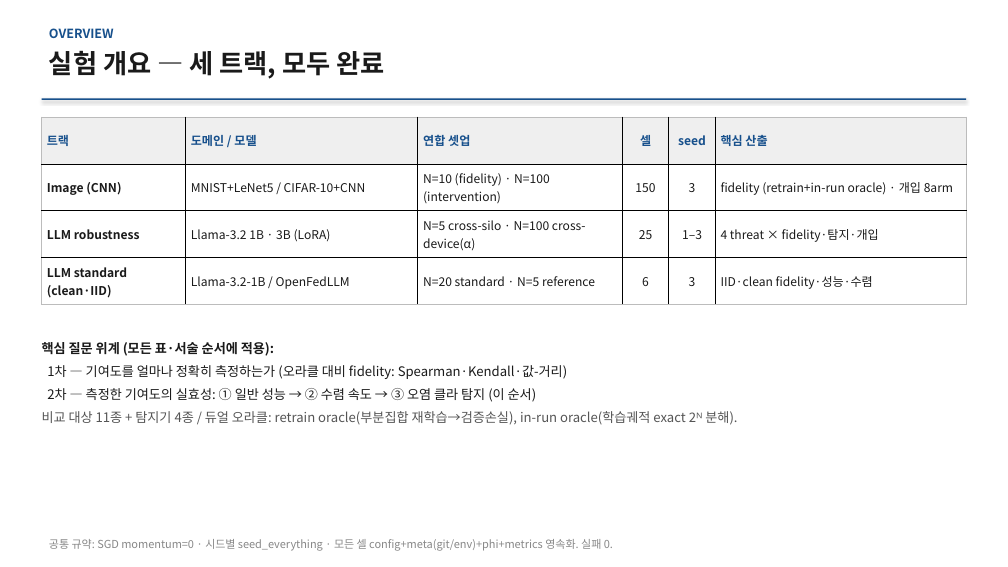
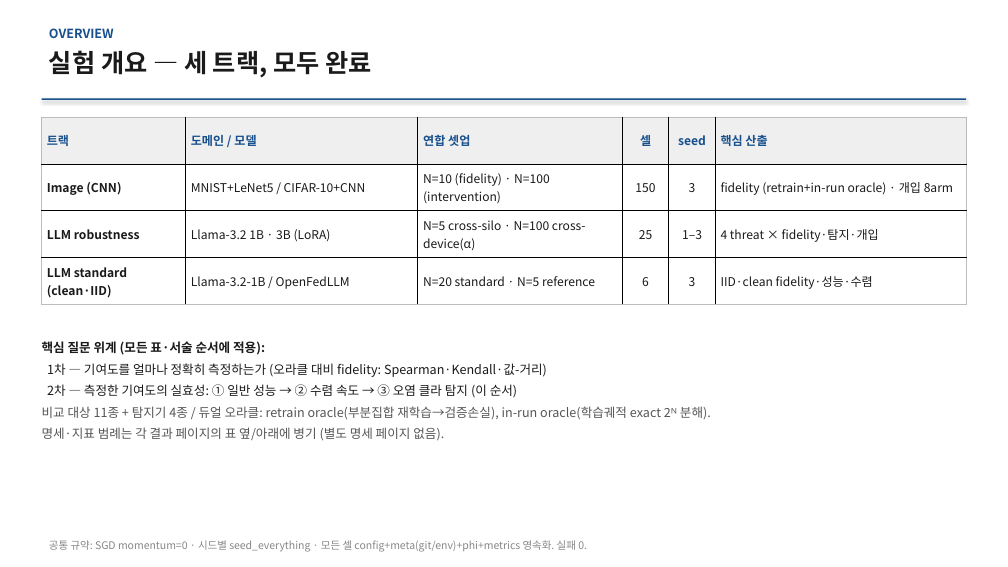
Before and after one commit to YongheeChoi/flirds, a slide deck: slide 2 of research-wiki/presentations/2026-06-results-report/flirds-results-2026-06.pptx. Drawn at 1008x567 pixels with LibreOffice and Linux fonts; fonts in the diff are those of the drawing. Boxes give left, top, right and bottom in pixels: in the first picture for what was removed or moved away, otherwise in the second. Text is boxed around its words. In the diff, an @@ line names an element or a change of style, - is before the commit and + after.

```diff
--- a/research-wiki/presentations/2026-06-results-report/flirds-results-2026-06.pptx
+++ b/research-wiki/presentations/2026-06-results-report/flirds-results-2026-06.pptx
@@ text "실험 개요 — 세 트랙, ..." at (x1=49, y1=50, x2=371, y2=78): size 25 to 24 pt @@
@@ text at (x1=42, y1=341, x2=711, y2=420): size 12.5 to 12 pt in "핵심 질문 위계 (모든 표·서술 순서에 적용):", "1차 — 기여도를 얼마나 정확히 측정하는가 (오라클 ...", "2차 — 측정한 기여도의 실효성: ① 일반 ...", "비교 대상 11종 + 탐지기 4종 / ..."; less space between paragraphs @@
@@ text at (x1=42, y1=427, x2=444, y2=441): paragraph added @@
+명세·지표 범례는 각 결과 페이지의 표 옆/아래에 병기 (별도 명세 페이지 없음).
@@ text "공통 규약: SGD momentum=0 · ..." at (x1=49, y1=540, x2=587, y2=552): size 10.5 to 10 pt @@
```
Also in this commit, not shown: 13 other slides changed, 4 slides removed, 20 other files.
